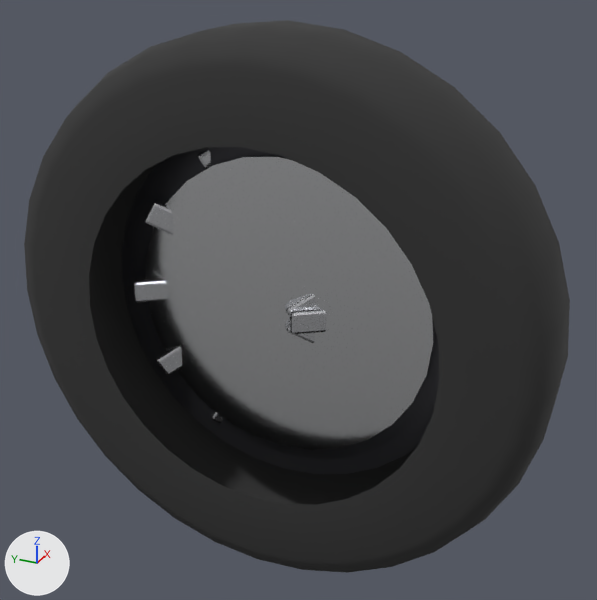
One commit to the glTF model assets/vehicles/wheel_turbine.glb: the scene before it, then after it.
The view is the same before and after, from a 50 mm lens placed at (-2.421, -1.177, 1.287), pointed at (0.097, -0.044, 0.028). Every picture has the same lights, and +X, +Y and +Z are marked at lower left. The first picture is the older version. Vertices at exactly the same position are counted once.

The scene before the commit, as lines of its bpy script (objects in view):
```python
me_wheel = bpy.data.meshes.new('wheel')
me_wheel.from_pydata(...)  # 1168 vertices, 2204 faces; spans x -0.22..0.36, y -1.0..1.0, z -1.0..1.0
# faces by material slot: [448, 124, 1480, 152]
me_wheel.materials.append(mat_tyre)  # dark grey #303030
me_wheel.materials.append(mat_rim_dark)  # dark grey #505055
me_wheel.materials.append(mat_rim)  # light grey #dadbdf
me_wheel.materials.append(mat_chrome)  # white #e1e2e5
ob_wheel = bpy.data.objects.new('wheel', me_wheel)
ob_wheel.location = (0.0, 0.0, 0.0)
```
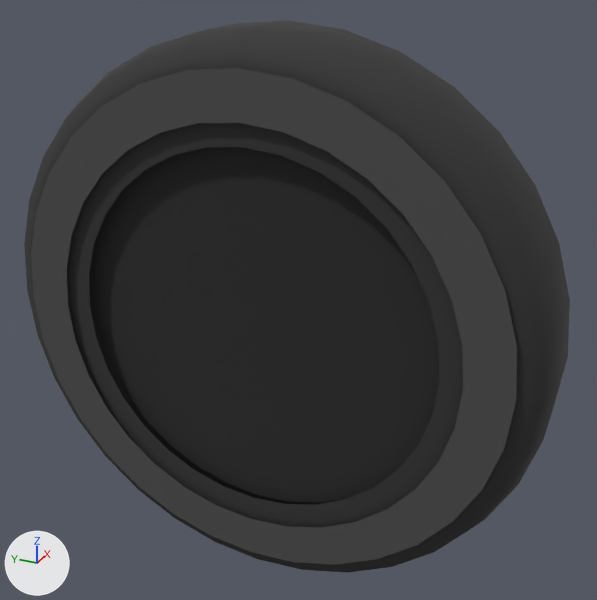
What differs and where, as boxes (x1, y1, x2, y2) in the pictures (597 x 600 px):
part 1 of me_wheel, added (black)
    after: (92, 147, 439, 503)
part 2 of me_wheel, added
    after: (31, 68, 517, 565)
part 3 of me_wheel, deleted
    before: (122, 147, 439, 474)
part 4 of me_wheel, deleted
    before: (146, 155, 435, 450)

The change, as a list of edits to the scene's bpy script:
```text
Add mat_liner:
    mat_liner = principled_material('liner')
    mat_liner.base_color = (0.02, 0.02, 0.02)  # black #272727
    mat_liner.roughness = 0.9
Add mat_disc:
    mat_disc = principled_material('disc')
    mat_disc.base_color = (0.32, 0.32, 0.33)  # grey #99999b
    mat_disc.metallic = 0.8
    mat_disc.roughness = 0.45
Add mat_tyre_wall:
    mat_tyre_wall = principled_material('tyre_wall')
    mat_tyre_wall.base_color = (0.07, 0.07, 0.07)  # dark grey #4b4b4b
    mat_tyre_wall.roughness = 0.8
Change me_wheel:
    used by ob_wheel; location = (0.0, 0.0, 0.0)
    remove me_wheel.from_pydata(...)  # 1168 vertices, 2204 faces; spans x -0.22..0.36, y -1.0..1.0, z -1.0..1.0
    add me_wheel.from_pydata(...)  # 1336 vertices, 2408 faces; spans x -0.23..0.36, y -1.0..1.0, z -1.0..1.0
    me_wheel part 1: a new loose piece, a 32-sided cylinder along x spanning x -0.16..-0.12, y -0.686..0.686, z -0.686..0.686, in mat_liner (black #272727)
    me_wheel part 2: a new loose piece of 64 vertices spanning x -0.23, y -0.9..0.9, z -0.9..0.9, in mat_tyre_wall (dark grey #4b4b4b)
    me_wheel part 3: the loose piece of 64 vertices spanning x 0.05..0.11, y -0.7..0.7, z -0.7..0.7 is deleted
    me_wheel part 4: the loose piece of 56 vertices spanning x 0.02..0.06, y -0.57..0.57, z -0.57..0.57 is deleted
    other edits to the shape of me_wheel do not show in these pictures
    add me_wheel.materials.append(mat_tyre_wall)  # dark grey #4b4b4b
    add me_wheel.materials.append(mat_liner)  # black #272727
    add me_wheel.materials.append(mat_disc)  # grey #99999b
```
